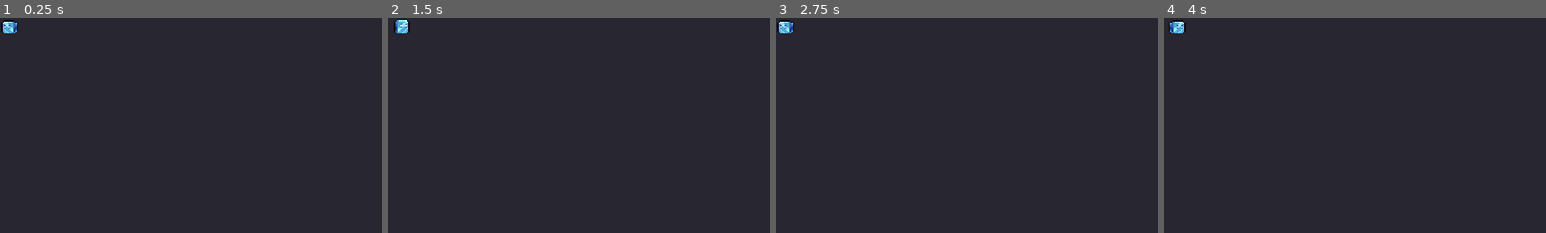
Above: before the commit, frames 1-4 (left to right).
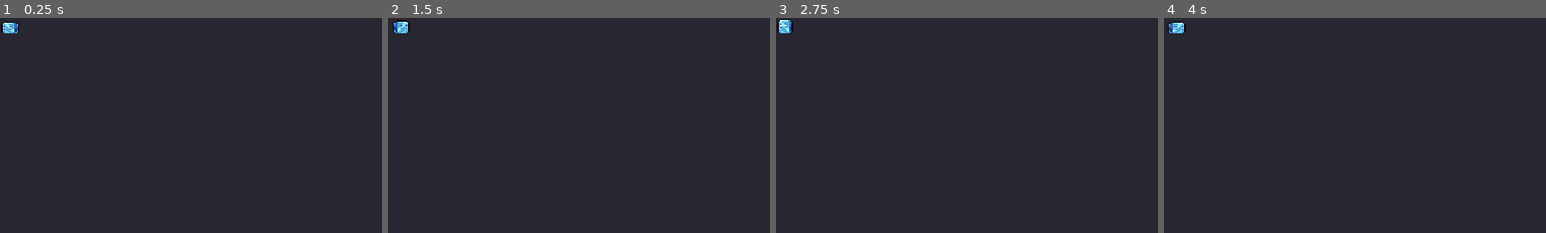
Above: after the commit, the same moments.

Repository: Smartkin/i-wanna-go-through-time-game-jam-edition
Game: Godot game, scene res://Scenes/Enemies/Slimo.tscn
Two runs of this game, one before a commit and one after it. Both use one fixed random seed, a clock stepped at 60 frames per second and the inputs below. This scene is started directly instead of the project's main scene. Sound files missing from this copy of the repository are replaced by a short silence.
Inputs (mouse positions are % of the whole screen's width and height, from its top left):
- Up to frame 1 (0.25 s): no input
- Up to frame 2 (1.5 s): tap Enter at 0.5 s; move the mouse to (72, 45) at 0.52 s; hold Right (right) 0.53-1.25 s; hold Shift (jump) 0.53-1.25 s; click (72, 45) at 0.67 s; drag from (30, 55) to (2, 1) at 1.27 s
- Up to frame 3 (2.75 s): move the mouse to (60, 28) at 2.02 s; hold Right (right) from 2.03 s (still down); hold Z (shoot) from 2.03 s (still down); tap Shift (jump) at 2.3 s
- Up to frame 4 (4 s): release Right (right) at 2.75 s; release Z (shoot) at 2.75 s; drag from (45, 70) to (2, 2) at 2.77 s; move the mouse to (80, 65) at 3.52 s; hold Left (left) from 3.53 s (still down); hold Shift (jump) from 3.53 s (still down); tap X (dash) at 3.6 s
The pictures show only the part of the screen within x 0-50%, y 0-50%; the shares and areas given below are measured in that part.

The runs differ from the first frame. In frame 1, 0.1% of the frame differs, in the area x 0-5%, y 0-8%; in frame 2, 0.1%; in frame 3, 0.1%; in frame 4, 0.1%.

Commit message:
Fixed the enemies using weird movement code

Diff:
--- a/Scenes/Enemies/Balloon.tscn
+++ b/Scenes/Enemies/Balloon.tscn
@@ -86,11 +86,14 @@
 }
 
 [node name="Balloon" type="KinematicBody2D" parent="."]
-position = Vector2( 0, -1.98423 )
+position = Vector2( 0, 1.75597 )
 collision_layer = 128
 collision_mask = 6
 moving_platform_apply_velocity_on_leave = 2
 script = ExtResource( 5 )
+__meta__ = {
+"enemy": true
+}
 
 [node name="StateMachine" type="Node" parent="Balloon"]
 script = ExtResource( 1 )
--- a/Scenes/Enemies/Goomba.tscn
+++ b/Scenes/Enemies/Goomba.tscn
@@ -106,7 +106,6 @@
 position = Vector2( 8, 8 )
 frames = SubResource( 10 )
 animation = "walk"
-frame = 4
 playing = true
 
 [node name="Jumpbox" type="Area2D" parent="."]
--- a/Scenes/Enemies/Gorfo.tscn
+++ b/Scenes/Enemies/Gorfo.tscn
@@ -82,7 +82,7 @@
 position = Vector2( 13, 6 )
 frames = SubResource( 8 )
 animation = "spit"
-frame = 2
+frame = 1
 playing = true
 __meta__ = {
 "_edit_lock_": true
--- a/Scenes/Enemies/Slimo.tscn
+++ b/Scenes/Enemies/Slimo.tscn
@@ -127,7 +127,7 @@
 position = Vector2( 8, 8 )
 frames = SubResource( 10 )
 animation = "walk"
-frame = 1
+frame = 2
 playing = true
 
 [node name="LeftEdge" type="RayCast2D" parent="."]
--- a/Scenes/Enemies/Slimy.tscn
+++ b/Scenes/Enemies/Slimy.tscn
@@ -81,6 +81,7 @@
 position = Vector2( 8, 8 )
 frames = SubResource( 10 )
 animation = "walk"
+frame = 3
 playing = true
 
 [node name="LeftEdge" type="RayCast2D" parent="."]
--- a/Scenes/Enemies/Taggy.tscn
+++ b/Scenes/Enemies/Taggy.tscn
@@ -106,6 +106,7 @@
 position = Vector2( 8, 8 )
 frames = SubResource( 10 )
 animation = "walk"
+frame = 3
 playing = true
 
 [node name="Hitbox" type="Area2D" parent="."]
--- a/Scenes/Save.tscn
+++ b/Scenes/Save.tscn
@@ -93,7 +93,6 @@
 [node name="Sprite" type="AnimatedSprite" parent="."]
 position = Vector2( 8, 10 )
 frames = SubResource( 3 )
-frame = 1
 playing = true
 
 [node name="Area2D" type="Area2D" parent="."]
--- a/Scripts/Enemies/Goomba.gd
+++ b/Scripts/Enemies/Goomba.gd
@@ -7,9 +7,8 @@
 onready var anim := $Sprite
 
 func _when_walk(delta: float, binds: Array):
-	move_and_collide(Vector2(speed, 0) * delta)
 	# Wall check
-	move_and_slide(Vector2.ZERO, Vector2.UP)
+	move_and_slide(Vector2(speed, 0), Vector2.UP)
 	if _on_edge() or is_on_wall():
 		speed = -speed
 		$Sprite.flip_h = speed < 0
--- a/Scripts/Enemies/Gorfo.gd
+++ b/Scripts/Enemies/Gorfo.gd
@@ -38,9 +38,8 @@
 func walk(sp: int):
 	sp = -sp if reverse_speed else sp
 	speed = sp
-	move_and_collide(Vector2(sp, 0) * get_physics_process_delta_time())
 	# Wall check
-	move_and_slide(Vector2.ZERO, Vector2.UP)
+	move_and_slide(Vector2(sp, 0), Vector2.UP)
 	$Sprite.flip_h = reverse_speed
 	$Proximity.scale.x = -1 if reverse_speed else 1
 	if _on_edge() or is_on_wall():
--- a/Scripts/Enemies/Slimo.gd
+++ b/Scripts/Enemies/Slimo.gd
@@ -12,9 +12,8 @@
 onready var anim := $Sprite
 
 func _when_walk(delta: float, binds: Array):
-	move_and_collide(Vector2(speed, 0) * delta)
 	# Wall check
-	move_and_slide(Vector2.ZERO, Vector2.UP)
+	move_and_slide(Vector2(speed, 0), Vector2.UP)
 	$Sprite.flip_h = speed < 0
 	if _on_edge() or is_on_wall():
 		speed = -speed
--- a/Scripts/Enemies/Slimy.gd
+++ b/Scripts/Enemies/Slimy.gd
@@ -12,9 +12,8 @@
 onready var anim := $Sprite
 
 func _when_walk(delta: float, binds: Array):
-	move_and_collide(speed * delta)
 	# Wall check
-	move_and_slide(Vector2.ZERO, Vector2.UP)
+	move_and_slide(speed, Vector2.UP)
 	print(speed)
 	_on_land = false
 	$Sprite.flip_h = speed.x < 0
